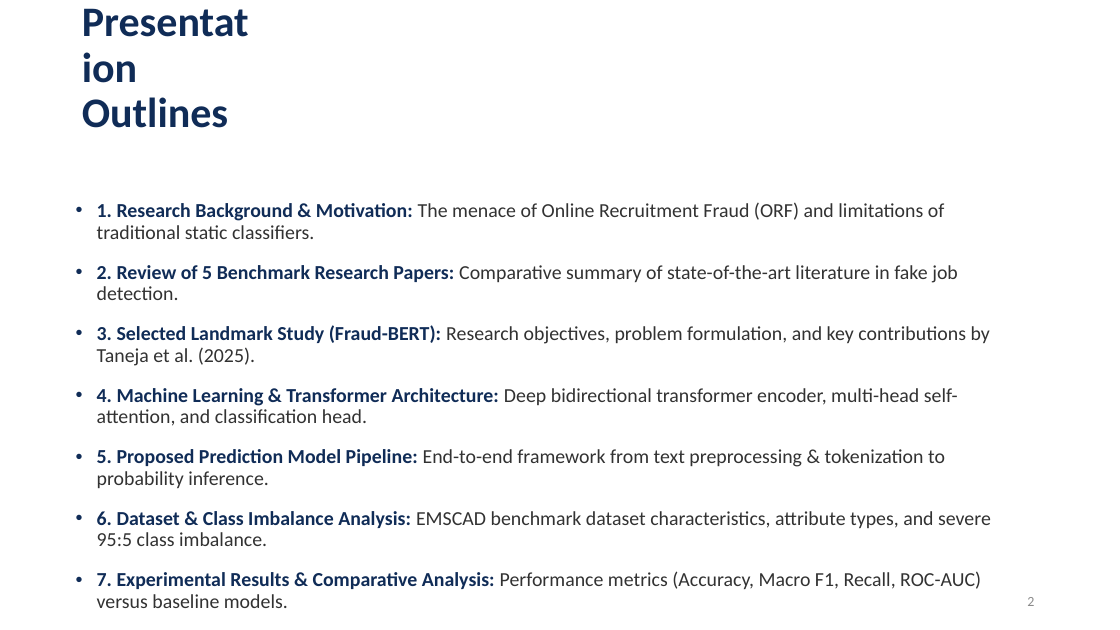
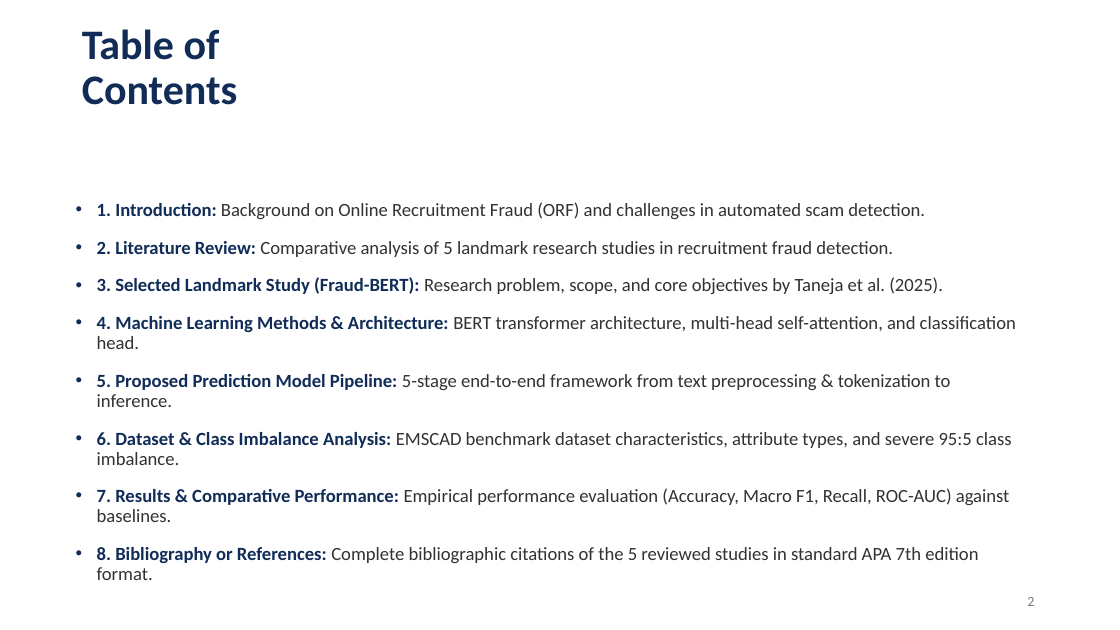
Before and after one commit to akhileshyadav8/Research-Fake-Job-Detection, a slide deck: slide 2 of MST1/25MSM40018_Akhilesh.pptx. Drawn at 1120x630 pixels with LibreOffice and Linux fonts; fonts in the diff are those of the drawing; background and template pictures are left out. Boxes give left, top, right and bottom in pixels: in the first picture for what was removed or moved away, otherwise in the second. Text is boxed around its words. In the diff, an @@ line names an element or a change of style, - is before the commit and + after.

Commit message:
Ensure Introduction, Literature Review, and Bibliography or References slides are explicitly structured in 25MSM40018_Akhilesh.pptx

```diff
--- a/MST1/25MSM40018_Akhilesh.pptx
+++ b/MST1/25MSM40018_Akhilesh.pptx
@@ title at box(82, 29, 238, 105): text changed @@
-Presentation Outlines
+Table of Contents
@@ text at box(97, 202, 1016, 407): text changed; size 17 to 16 pt @@
-• 1. Research Background & Motivation: The menace of Online Recruitment Fraud (ORF) and limitations of traditional static classifiers.
-• 2. Review of 5 Benchmark Research Papers: Comparative summary of state-of-the-art literature in fake job detection.
-• 3. Selected Landmark Study (Fraud-BERT): Research objectives, problem formulation, and key contributions by Taneja et al. (2025).
-• 4. Machine Learning & Transformer Architecture: Deep bidirectional transformer encoder, multi-head self-attention, and classification head.
-• 5. Proposed Prediction Model Pipeline: End-to-end framework from text preprocessing & tokenization to probability inference.
+• 1. Introduction: Background on Online Recruitment Fraud (ORF) and challenges in automated scam detection.
+• 2. Literature Review: Comparative analysis of 5 landmark research studies in recruitment fraud detection.
+• 3. Selected Landmark Study (Fraud-BERT): Research problem, scope, and core objectives by Taneja et al. (2025).
+• 4. Machine Learning Methods & Architecture: BERT transformer architecture, multi-head self-attention, and classification head.
+• 5. Proposed Prediction Model Pipeline: 5-stage end-to-end framework from text preprocessing & tokenization to inference.
@@ text at box(97, 432, 1012, 465): size 17 to 16 pt in "6. Dataset & Class Imbalance Analysis: EMSCAD ..."; less space between paragraphs @@
@@ text at box(97, 488, 1010, 580): text changed; size 17 to 16 pt @@
-• 7. Experimental Results & Comparative Analysis: Performance metrics (Accuracy, Macro F1, Recall, ROC-AUC) versus baseline models.
-• 8. Key References: Bibliographic citations of all 5 reviewed studies in standard APA 7th edition format.
+• 7. Results & Comparative Performance: Empirical performance evaluation (Accuracy, Macro F1, Recall, ROC-AUC) against baselines.
+• 8. Bibliography or References: Complete bibliographic citations of the 5 reviewed studies in standard APA 7th edition format.
@@ text "2" at box(1027, 597, 1034, 606): text colour #8C8C8C to #787878 @@
```
Also in this commit, not shown: 9 other slides changed, 1 slide added, 1 other file.
